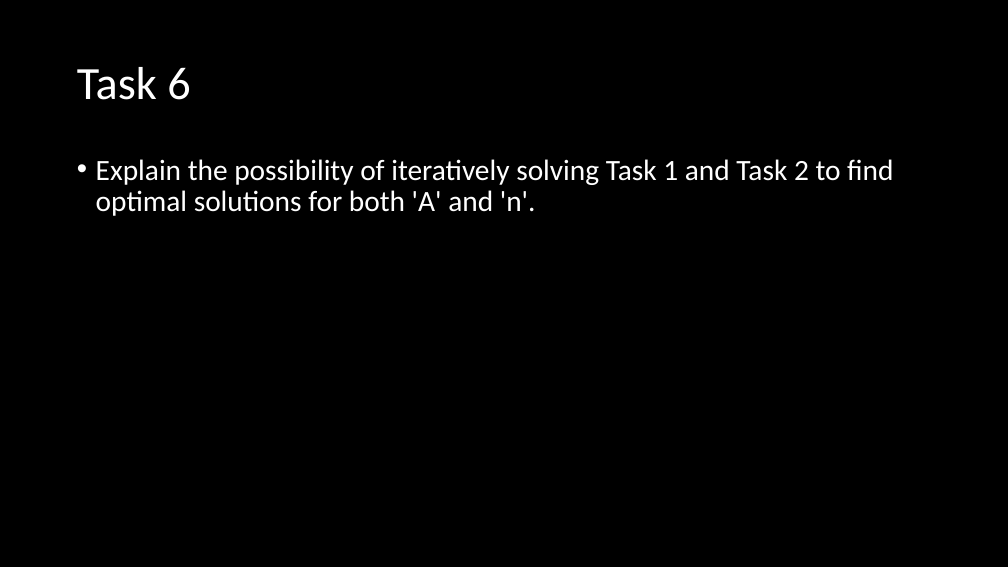
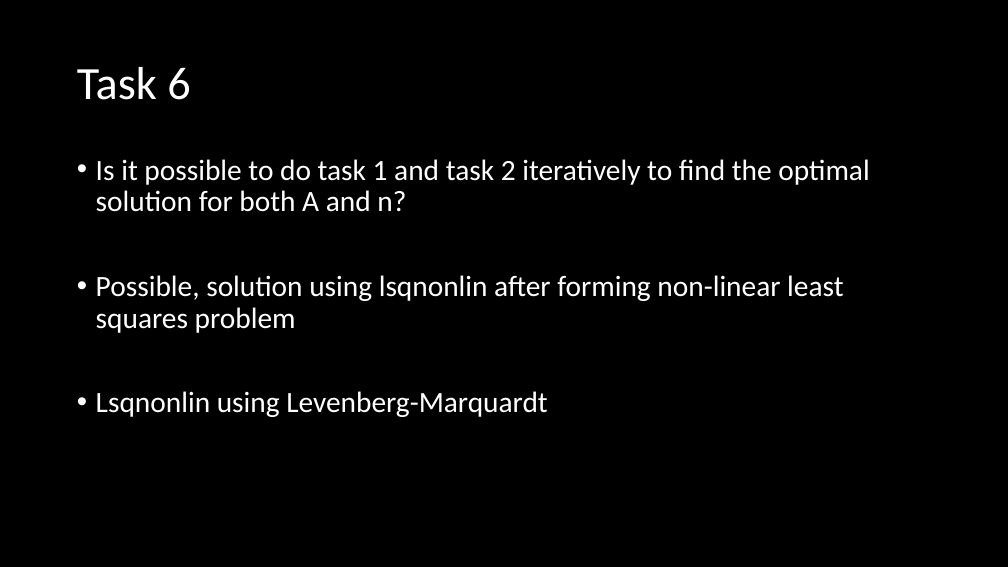
Before and after one commit to bidlekm/optimization_assignment, a slide deck: slide 10 of Ice Sheet Modeling and Optimization.pptx. Drawn at 1008x567 pixels with LibreOffice and Linux fonts; fonts in the diff are those of the drawing; background and template pictures are left out. Boxes give left, top, right and bottom in pixels: in the first picture for what was removed or moved away, otherwise in the second. Text is boxed around its words. In the diff, an @@ line names an element or a change of style, - is before the commit and + after.

Commit message:
presentation no.2

```diff
--- a/Ice Sheet Modeling and Optimization.pptx
+++ b/Ice Sheet Modeling and Optimization.pptx
@@ text at (96,159,869,417): text changed @@
-• Explain the possibility of iteratively solving Task 1 and Task 2 to find optimal solutions for both 'A' and 'n'.
+• Is it possible to do task 1 and task 2 iteratively to find the optimal solution for both A and n?
+• Possible, solution using lsqnonlin after forming non-linear least squares problem
+• Lsqnonlin using Levenberg-Marquardt
```
Also in this commit, not shown: 3 other slides changed, 1 other file.
